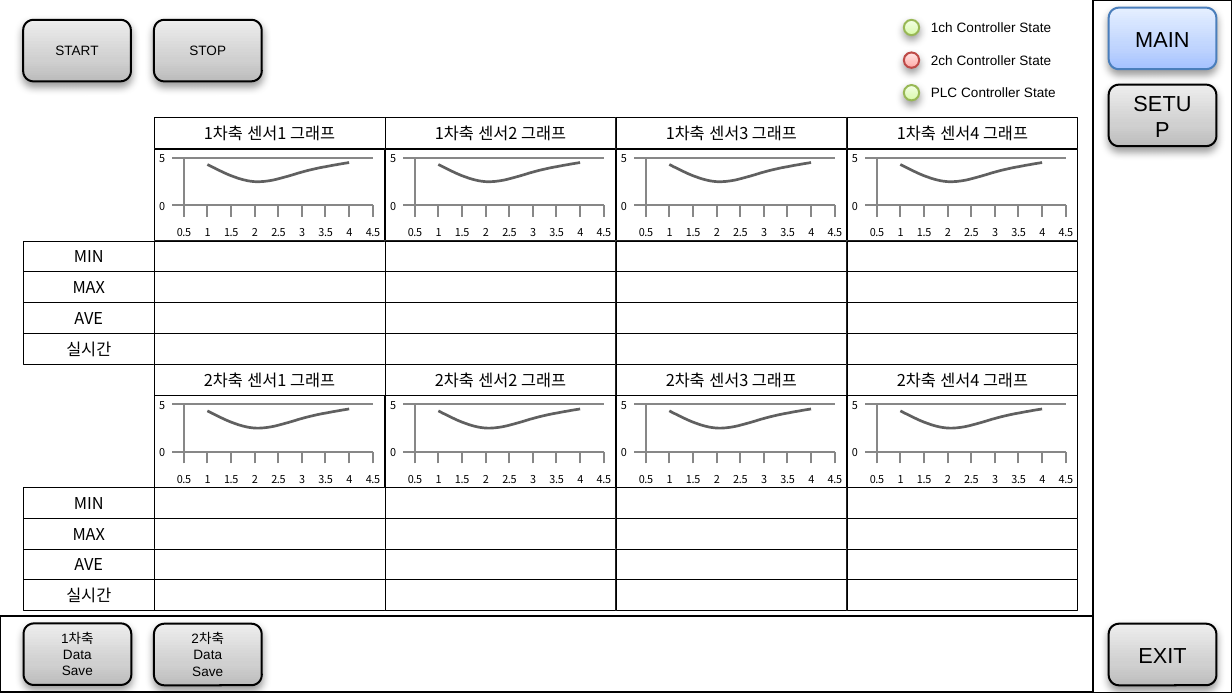
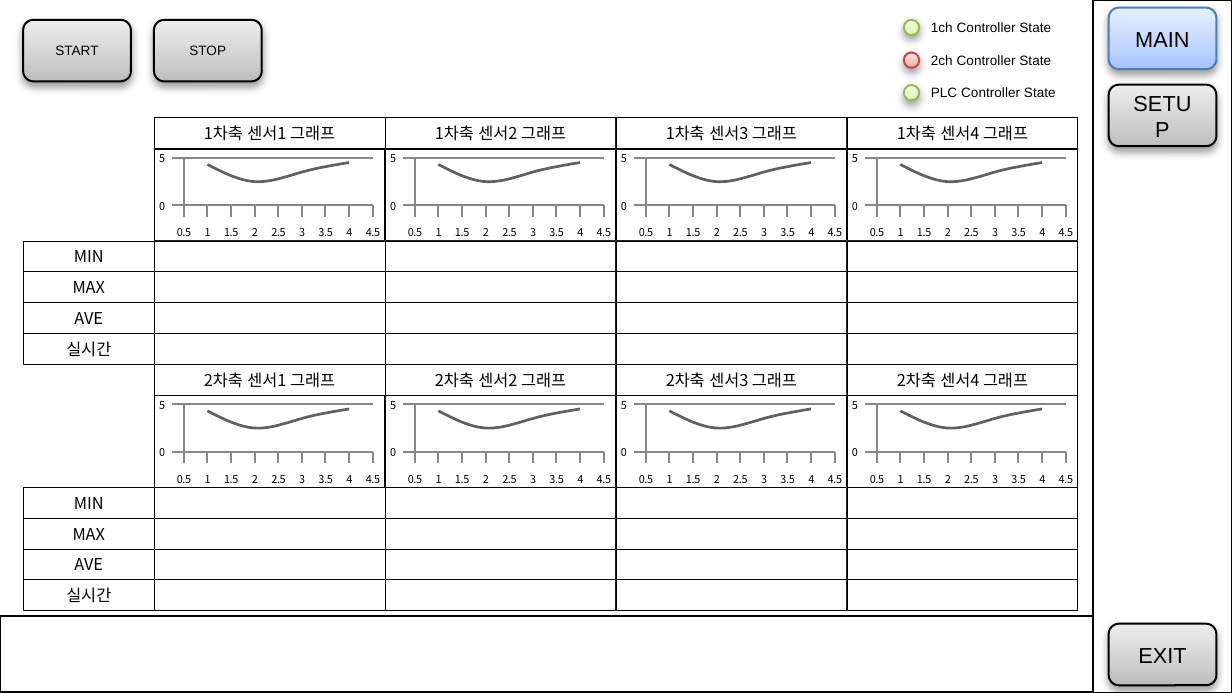
Before and after one commit to japgo/SensorGraph, a slide deck: slide 1 of UI.pptx. Drawn at 1232x693 pixels with LibreOffice and Linux fonts; fonts in the diff are those of the drawing. Boxes give left, top, right and bottom in pixels: in the first picture for what was removed or moved away, otherwise in the second. Text is boxed around its words. In the diff, an @@ line names an element or a change of style, - is before the commit and + after.

```diff
--- a/UI.pptx
+++ b/UI.pptx
@@ rounded rectangle removed at (23,624,131,684) @@
-1차축 Data Save
@@ rounded rectangle removed at (154,624,262,684) @@
-2차축 Data Save
```
Also in this commit, not shown: 1 other file.
